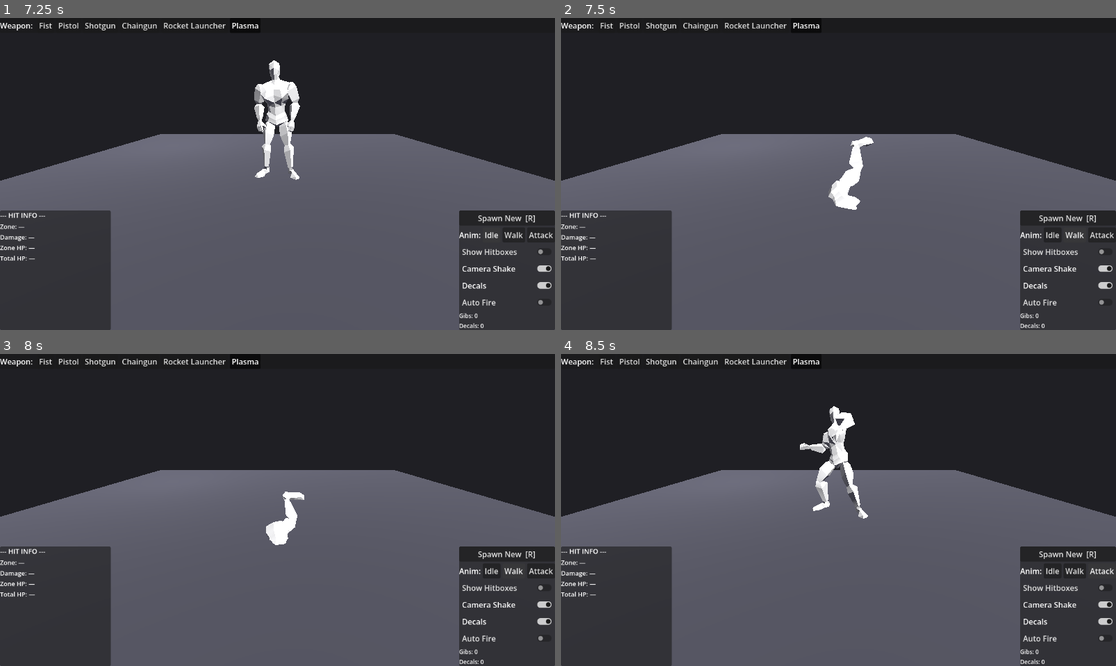
Above: before the commit, frames 1-4 (two rows, left to right).
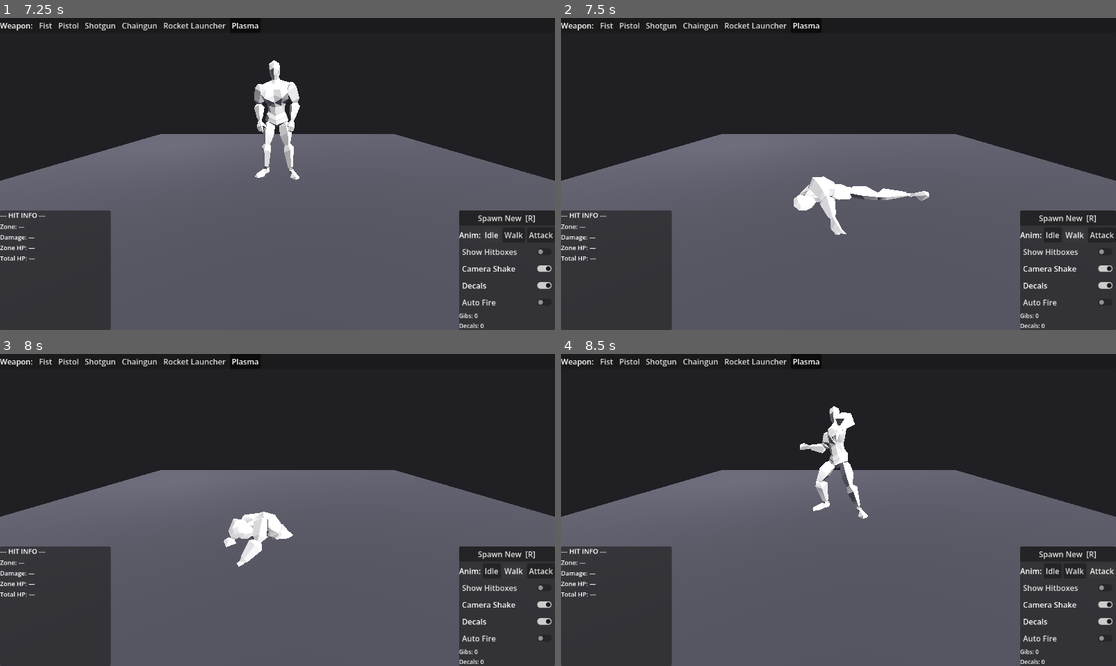
Above: after the commit, the same moments.

Repository: alexnox744-afk/gib-stand
Game: Godot game, scene res://scenes/TestStand.tscn
Same seed, same stepped clock (60 frames per second), same inputs: the game is played once before the commit and once after it.
Inputs:
- Up to frame 1 (7.25 s): click "Spawn New [R]" at 0.5 s; click "Spawn New [R]" at 1.25 s; click "Fist" at 2 s; click "Pistol" at 2.75 s; click "Shotgun" at 3.5 s; click "Chaingun" at 4.25 s; click "Rocket Launcher" at 5 s; click "Plasma" at 5.75 s; click "Idle" at 6.5 s
- Up to frame 2 (7.5 s): click "Walk" at 7.25 s
- Up to frame 3 (8 s): no input
- Up to frame 4 (8.5 s): click "Attack" at 8 s

Frame 1 is identical in both runs. In frame 2, 1.6% of the frame differs, in the area x 41-67%, y 38-70%; in frame 3, 1.2%; in frame 4, nothing differs.

Commit message:
Re-orient walk root to fix the 90-degree faceplant
ZombieWalking.glb exported with a different root orientation (Hips rest 0
vs -90 on idle/attack), so the body tipped 90 degrees in walk.
_reorient_root post-multiplies the Hips rotation keyframes by a -90 X
quaternion to bring walk in line with the rig. Applied to walk only;
attack already matches idle.

Co-Authored-By: Claude Opus 4.8 <noreply@anthropic.com>
Claude-Session: https://claude.ai/code/session_013JB6hRmxKWCMDvgayNmaPP

Diff:
--- a/scripts/Enemy.gd
+++ b/scripts/Enemy.gd
@@ -208,6 +208,9 @@
 	# корня, чтобы зомби анимировался НА МЕСТЕ — перемещение сделает будущий ИИ.
 	if _anim_walk != "":
 		_strip_root_motion(_anim_walk)
+		# ZombieWalking.glb экспортнут с иной ориентацией корня (rest Hips 0° vs
+		# -90° у idle/attack) — тело валится на 90°. Доворачиваем Hips клипа.
+		_reorient_root(_anim_walk, Quaternion(Vector3.RIGHT, -PI / 2.0))
 	if _anim_attack != "":
 		_strip_root_motion(_anim_attack)
 
@@ -231,6 +234,23 @@
 		for ki in key_count:
 			var v: Vector3 = anim.track_get_key_value(ti, ki)
 			anim.track_set_key_value(ti, ki, Vector3(first.x, v.y, first.z))
+
+# Доворачиваем корневую кость (Hips) клипа на компенсирующий поворот — лечит
+# рассинхрон ориентации скелета между по-разному экспортированными glb.
+func _reorient_root(clip: String, comp: Quaternion) -> void:
+	if _anim_player == null:
+		return
+	var anim := _anim_player.get_animation(clip)
+	if anim == null:
+		return
+	for ti in anim.get_track_count():
+		if anim.track_get_type(ti) != Animation.TYPE_ROTATION_3D:
+			continue
+		if not str(anim.track_get_path(ti)).contains("Hips"):
+			continue
+		for ki in anim.track_get_key_count(ti):
+			var q: Quaternion = anim.track_get_key_value(ti, ki)
+			anim.track_set_key_value(ti, ki, q * comp)
 
 func _play_clip(clip: String, loop: bool) -> void:
 	if _anim_player == null or clip == "" or not _anim_player.has_animation(clip):
